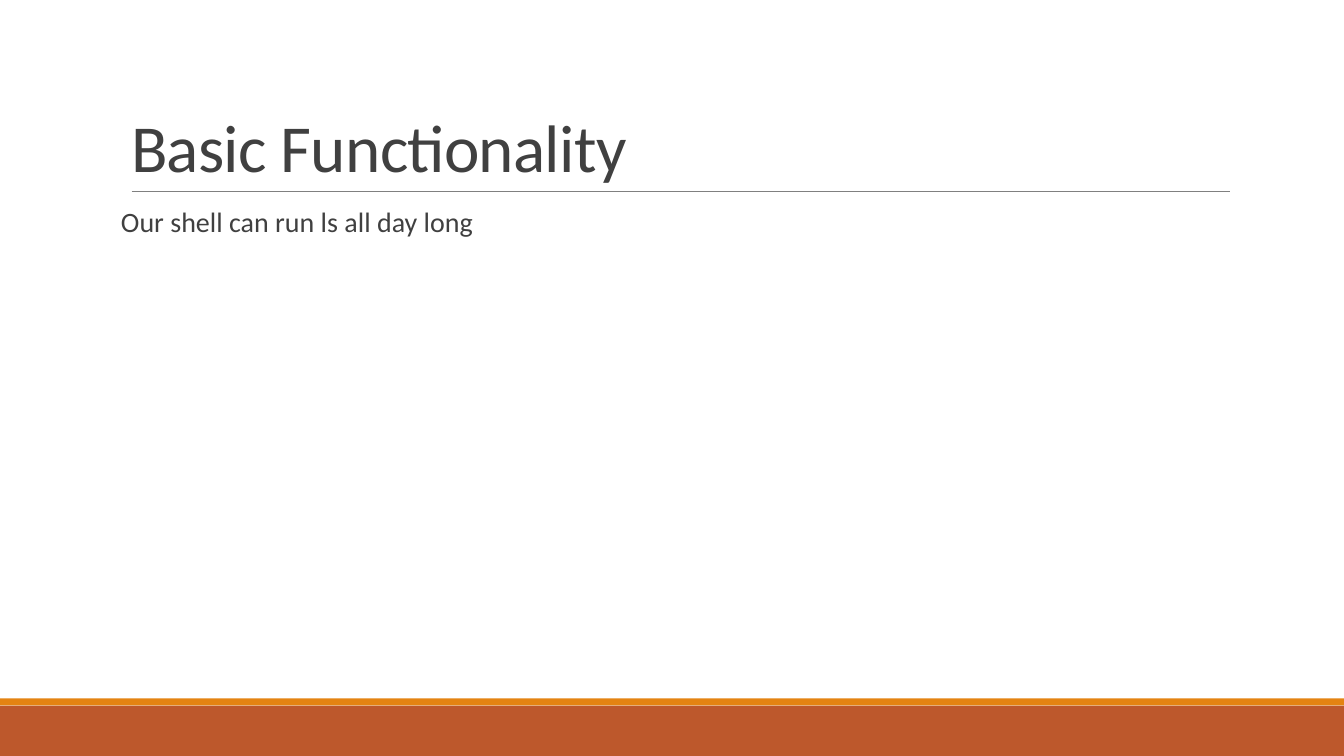
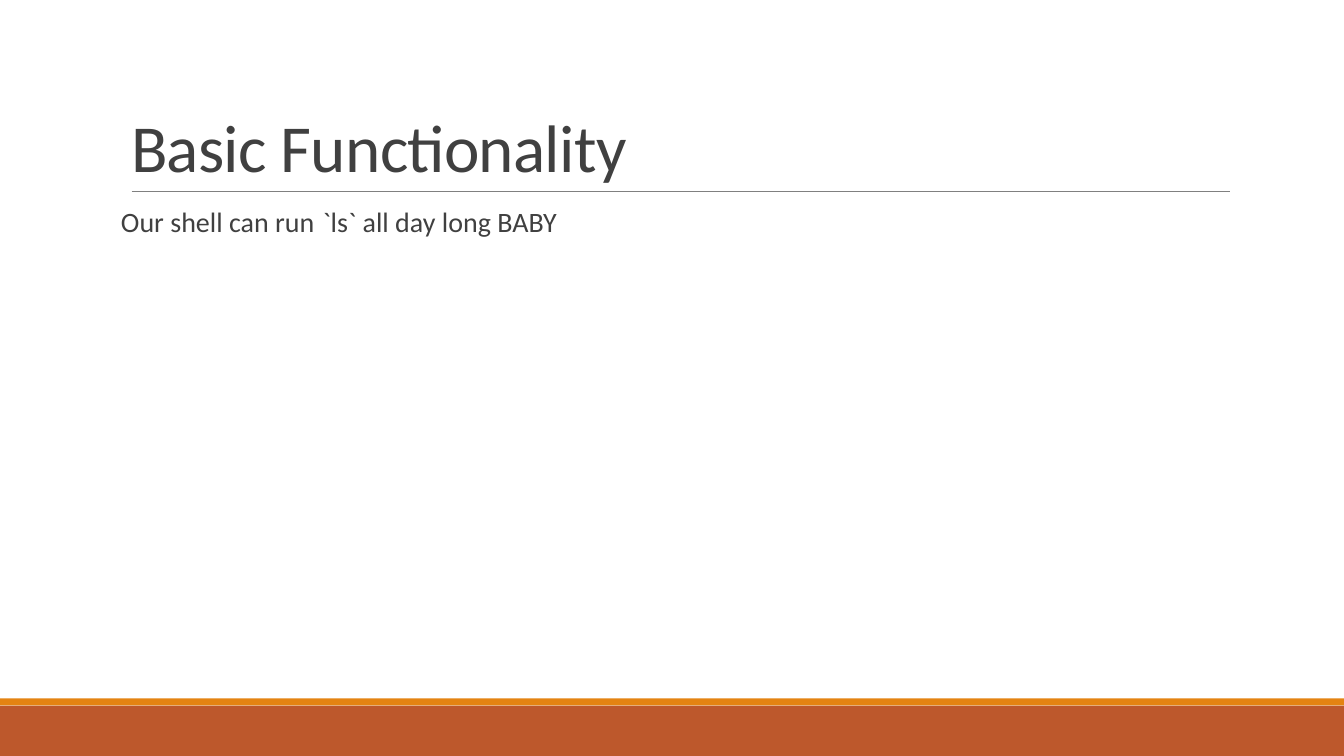
Before and after one commit to apuni866/Project-1-COMP3659, a slide deck: slide 3 of project-1-slides.pptx. Drawn at 1344x756 pixels with LibreOffice and Linux fonts; fonts in the diff are those of the drawing. Boxes give left, top, right and bottom in pixels: in the first picture for what was removed or moved away, otherwise in the second. Text is boxed around its words. In the diff, an @@ line names an element or a change of style, - is before the commit and + after.

```diff
--- a/project-1-slides.pptx
+++ b/project-1-slides.pptx
@@ text at [121,212,556,237]: text changed @@
-Our shell can run ls all day long
+Our shell can run `ls` all day long BABY
```
Also in this commit, not shown: 2 slides added, 1 other file.
